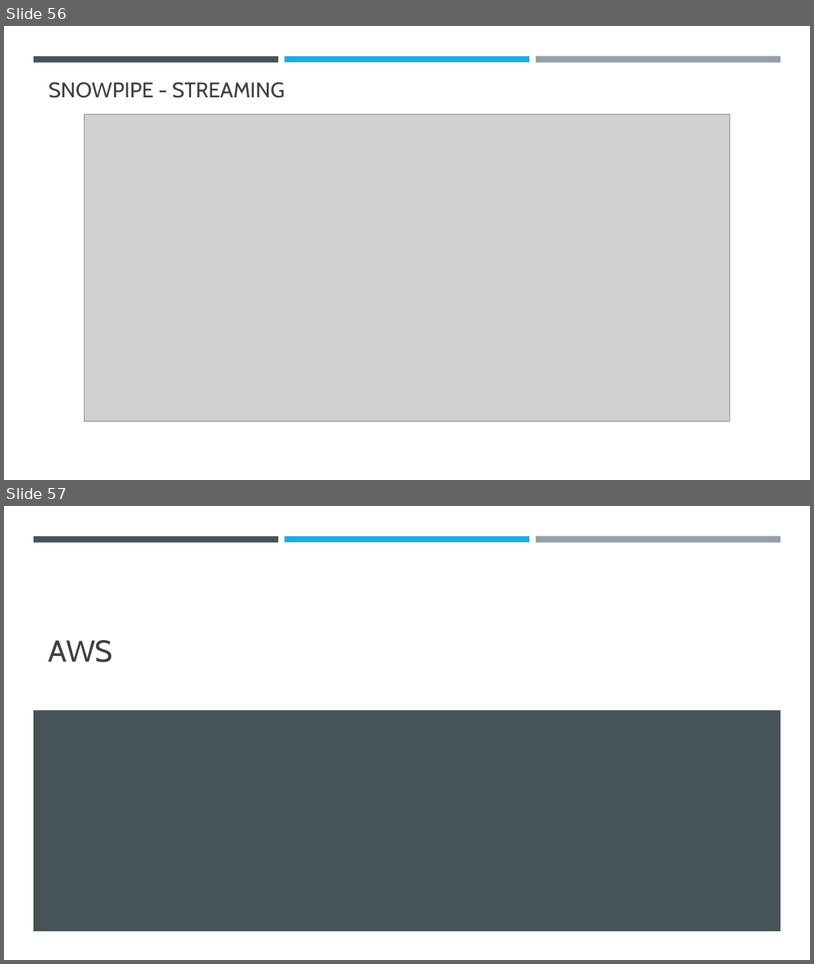
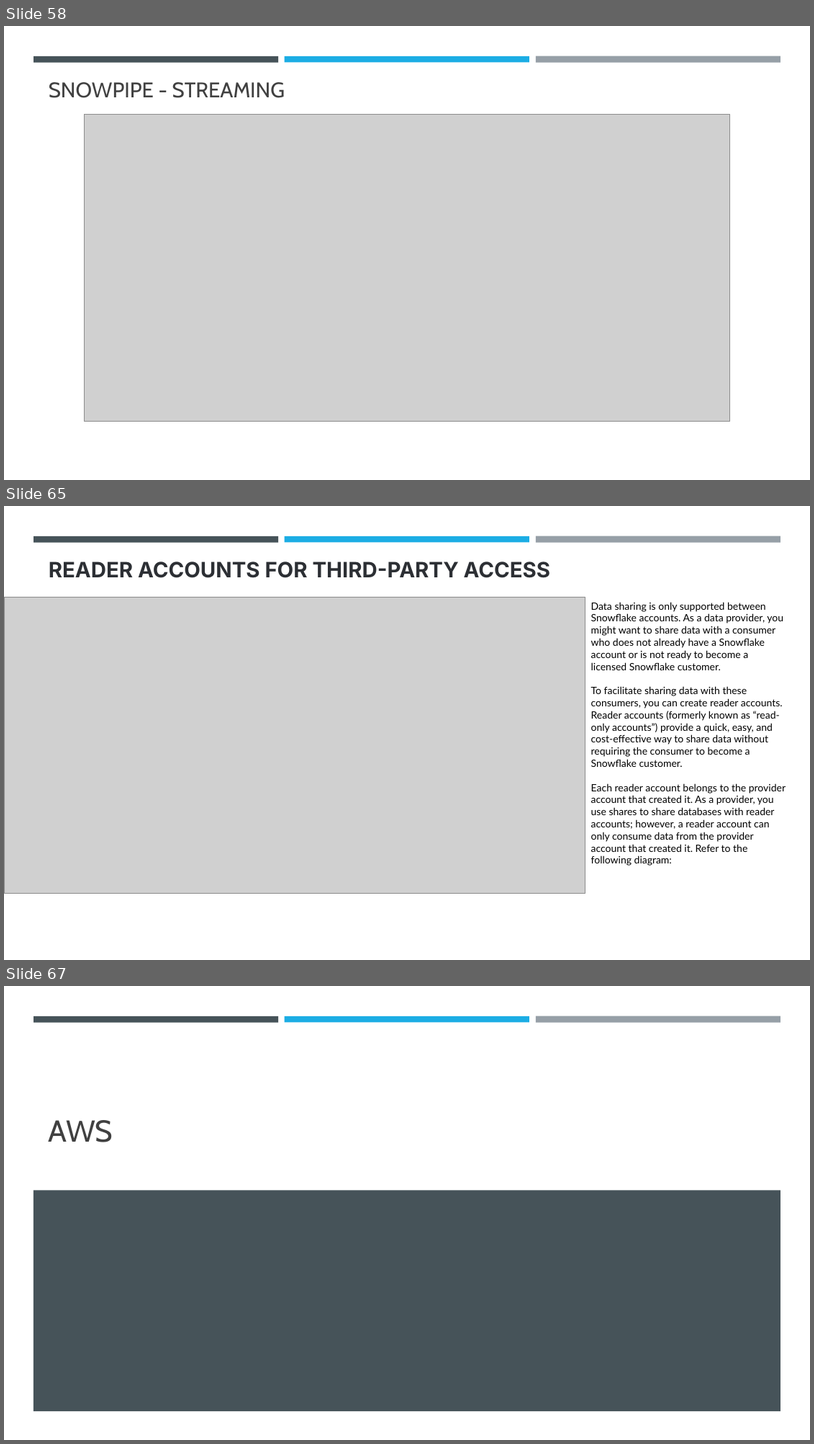
Before and after one commit to umeshmahajan/azure-brainworks2023, a slide deck: docs/Azure-Snowflake.pptx. Shown one above the other, each under a label of ours: slides 56 and 57 before the commit, slides 58, 65 and 67 after it; the slides between them are not shown. The pictures are 814x964 and 814x1444 pixels, drawn with LibreOffice and Linux fonts; fonts in the diff are those of the drawing; grey boxes stand for pictures. Boxes give left, top, right and bottom in pixels: in the first picture for what was removed or moved away, otherwise in the second. Text is boxed around its words. In the diff, an @@ line names an element or a change of style, - is before the commit and + after.

```diff
--- a/docs/Azure-Snowflake.pptx
+++ b/docs/Azure-Snowflake.pptx
@@ slide 65 added at (x1=4, y1=506, x2=810, y2=960), background #FFFFFF; not listed: 3 template elements that a slide beside it also shows @@
@@ title added at (x1=49, y1=561, x2=550, y2=578), 25.2 pt, text #2C2F34, bold @@
+READER ACCOUNTS FOR THIRD-PARTY ACCESS
@@ picture added at (x1=4, y1=597, x2=585, y2=893) @@
@@ text added at (x1=592, y1=602, x2=786, y2=865), 12 pt, text #000000 @@
+Data sharing is only supported between Snowflake accounts. As a data provider, you might want to share data with a consumer who does not already have a Snowflake account or is not ready to become a licensed Snowflake customer.
+To facilitate sharing data with these consumers, you can create reader accounts. Reader accounts (formerly known as “read-only accounts”) provide a quick, easy, and cost-effective way to share data without requiring the consumer to become a Snowflake customer.
+Each reader account belongs to the provider account that created it. As a provider, you use shares to share databases with reader accounts; however, a reader account can only consume data from the provider account that created it. Refer to the following diagram:
@@ what was slide 56 is now slide 58 @@
@@ what was slide 57 is now slide 67 @@
```
Also in this commit, not shown: 2 slides changed, 9 other slides added, 3 other files.
